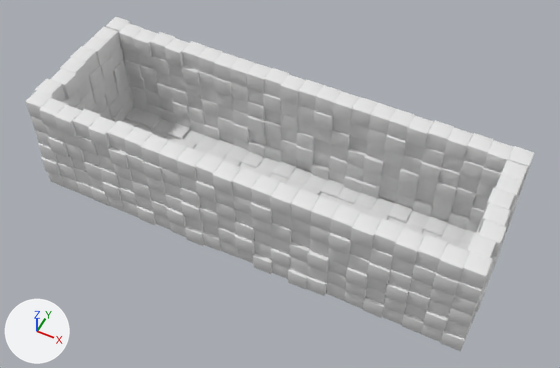
The FBX model Assets/Modelos/Niveles/Nivel 1.fbx as it was, and as the next commit left it.
The view is the same before and after, from a 50 mm lens placed at (3.7, -24.4, 32.8), pointed at (-8.4, -0.2, 2.5). Arrows for +X, +Y and +Z are at lower left; the lights stay in place. Where no turn or scale is listed for an object, it has been applied to the vertices. Vertices at the same position are counted once.

In view in the first picture: 'Pared derecha', 'Pared frontal', 'Pared izquierda', 'Pared trasera', 'Piso'.
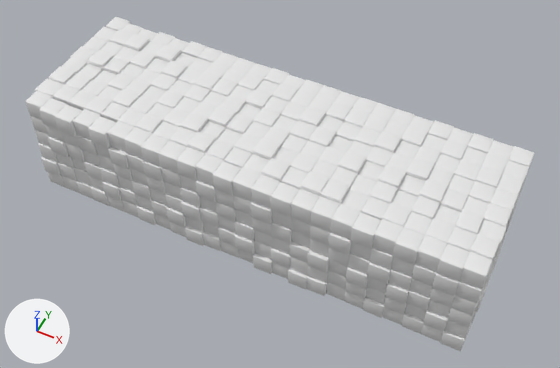
Scene script edits in JSON lines:
```json
{"block": "me_cube_001", "where": "me_cube_001.from_pydata(...)  # 8012 vertices, 7775 faces; spans x -12.0..12.0, y -3.0..3.0, z -0.7..0.7"}
{"block": "me_cube_001", "where": "# used by ob_pared_derecha; location = (-9.0, 3.5, 3.28); rotation_euler = (1.571, 3.142, 0.0), in degrees (90, 180, 0)"}
{"block": "me_cube_001", "change": "me_cube_001 part 1: the whole mesh is turned -180 degrees about the z axis through its middle"}
{"op": "add", "block": "ob_piso_001", "code": ["ob_piso_001 = bpy.data.objects.new('Piso.001', me_cube_001)", "ob_piso_001.location = (-9.0, 0.0, 5.82)"]}
```

What differs and where, as boxes (x1, y1, x2, y2) in the pictures (560 x 368 px; the box of a moved part takes in the faces that stretch with it):
```json
{"object": "Piso.001", "change": "added", "after": [37, 30, 529, 265]}
{"object": "Pared derecha", "change": "mesh turned", "before": [106, 17, 535, 244], "after": [106, 17, 535, 244]}
{"part": 1, "of": "me_cube_001", "change": "moved or reshaped", "before": [114, 28, 531, 233], "after": [47, 30, 529, 260]}
{"object": "Piso", "change": "unchanged, covered by the edit", "before": [123, 108, 502, 342], "after": [464, 243, 502, 342]}
{"object": "Pared frontal", "change": "unchanged, covered by the edit", "before": [35, 27, 133, 122], "after": [35, 27, 117, 92]}
{"object": "Pared trasera", "change": "unchanged, covered by the edit", "before": [467, 160, 528, 323], "after": [469, 160, 528, 323]}
```
